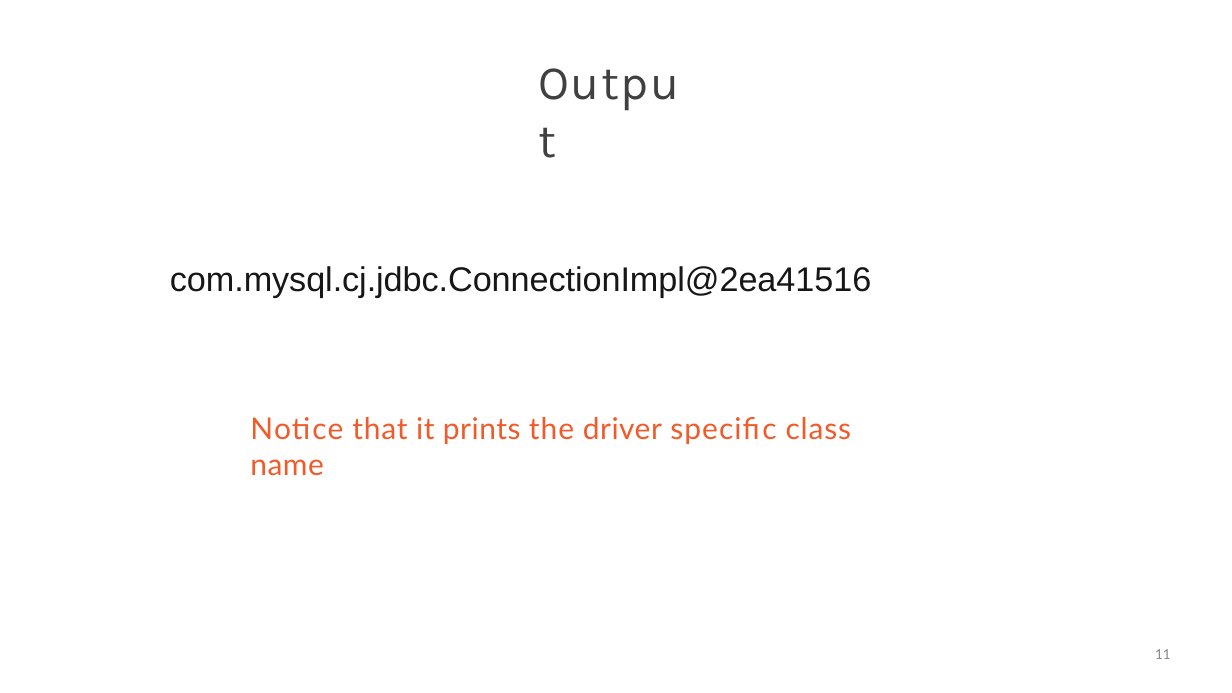
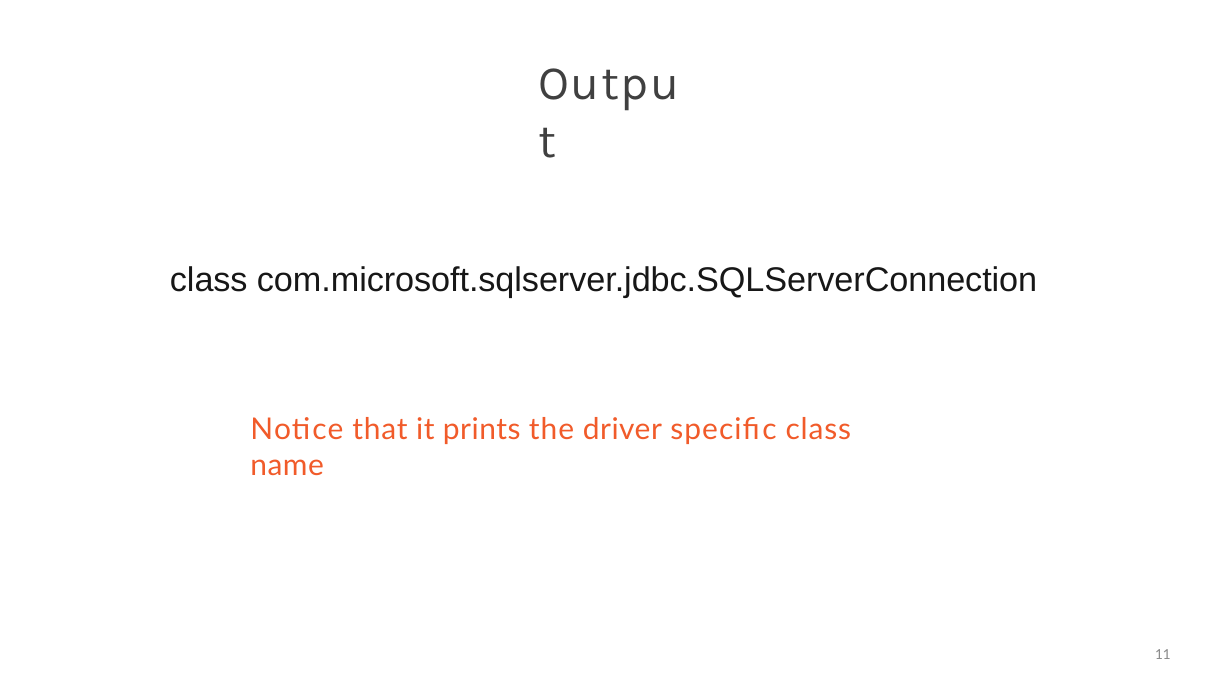
Before and after one commit to StevenJoseph19/Java, a slide deck: slide 11 of Day 6/Slides/4. Connecting to a Database/connecting-to-a-database-slides.pptx. Drawn at 1232x693 pixels with LibreOffice and Linux fonts; fonts in the diff are those of the drawing. Boxes give left, top, right and bottom in pixels: in the first picture for what was removed or moved away, otherwise in the second. Text is boxed around its words. In the diff, an @@ line names an element or a change of style, - is before the commit and + after.

```diff
--- a/Day 6/Slides/4. Connecting to a Database/connecting-to-a-database-slides.pptx
+++ b/Day 6/Slides/4. Connecting to a Database/connecting-to-a-database-slides.pptx
@@ text at (x1=170, y1=266, x2=1037, y2=298): text changed @@
-com.mysql.cj.jdbc.ConnectionImpl@2ea41516
+class com.microsoft.sqlserver.jdbc.SQLServerConnection
```
Also in this commit, not shown: 7 other slides changed, 7 other files.
